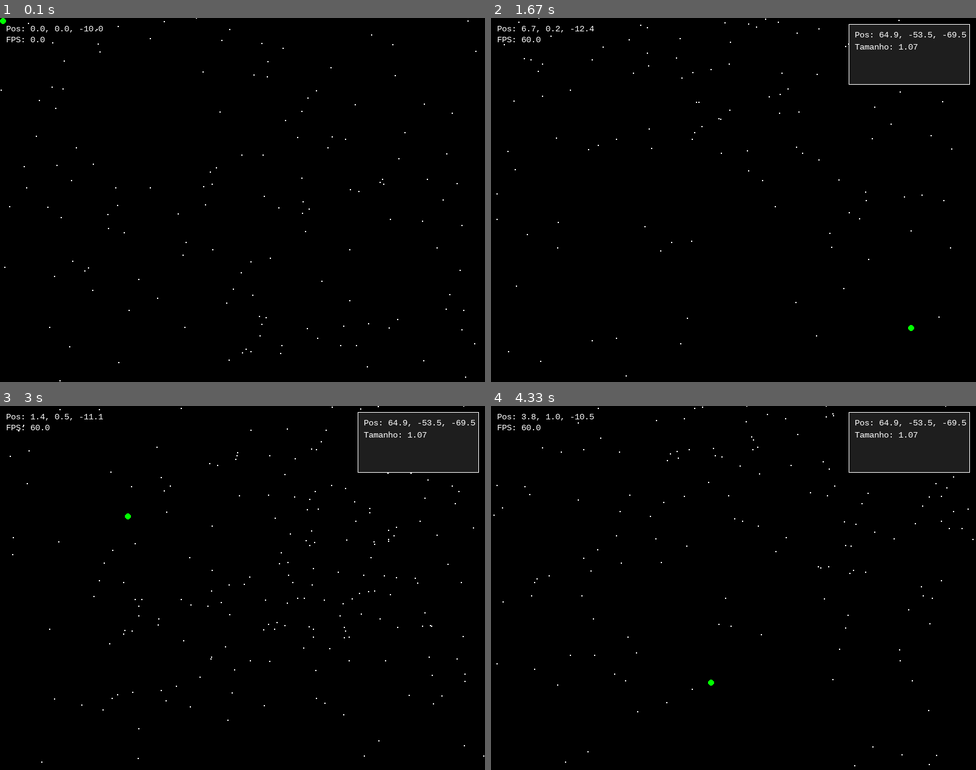
Above: before the commit, frames 1-4 (two rows, left to right).
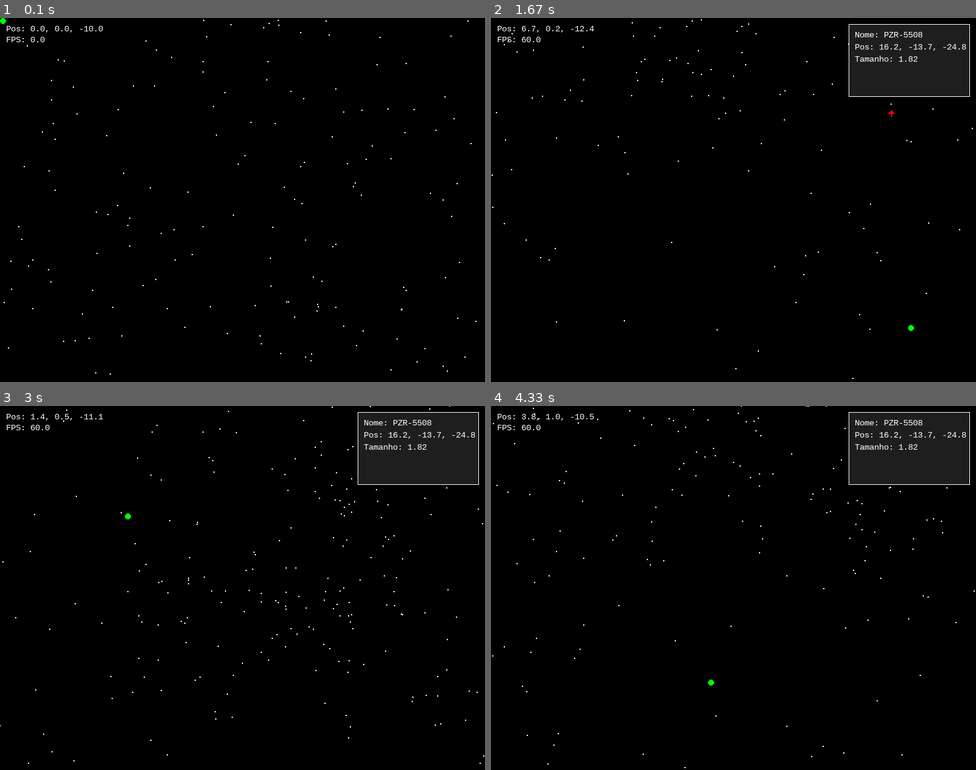
Above: after the commit, the same moments.

Repository: Lakentio/universe-engine
Game: pygame game, started from universe_pygame.py
Same seed, same stepped clock (60 frames per second), same inputs: the game is played once before the commit and once after it.
Inputs (mouse positions are in pixels of both pictures, inside the frame that each line leads up to):
- Up to frame 1 (0.1 s): no input
- Up to frame 2 (1.67 s): press the mouse at (888, 189) at 0.37 s; move the mouse to (811, 207) at 0.47 s; release the mouse at (733, 221) at 0.6 s; hold D 0.67-1.13 s; click (583, 287) at 0.75 s; hold W 1.17-1.47 s; click (806, 72) at 1.25 s; hold D from 1.5 s (still down); click (912, 327) at 1.58 s; tap E at 1.65 s
- Up to frame 3 (3 s): release D at 1.97 s; hold A 2-2.53 s; click (300, 620) at 2.08 s; hold S 2.57-2.87 s; click (252, 464) at 2.65 s; hold A from 2.9 s (still down); click (126, 515) at 2.98 s
- Up to frame 4 (4.33 s): tap E at 3.05 s; release A at 3.3 s; hold W 3.33-3.7 s; click (558, 577) at 3.42 s; hold D from 3.73 s (still down); click (709, 682) at 3.82 s

The runs differ from the first frame. In frame 1, 0.2% of the frame differs, in the area x 0-99%, y 0-100%; in frame 2, 1.4%; in frame 3, 1.5%, in the area x 0-100%, y 0-99%; in frame 4, 1.4%.

Commit message:
Randomized star naming

Diff:
--- a/universe_pygame.py
+++ b/universe_pygame.py
@@ -52,8 +52,14 @@
     return int.from_bytes(hashlib.sha256(key).digest()[:8], "big")
 
 # Cache de chunks → lista de estrelas
-# Cada estrela: (x, y, z, tamanho)
-stars_cache: dict[tuple[int, int, int], list[tuple[float, float, float, float]]] = {}
+# Cada estrela: (x, y, z, tamanho, nome)
+stars_cache: dict[tuple[int, int, int], list[tuple[float, float, float, float, str]]] = {}
+
+def generate_star_name(rng: random.Random) -> str:
+    """Gera um nome aleatório único para uma estrela."""
+    letters = ''.join(rng.choices("ABCDEFGHIJKLMNOPQRSTUVWXYZ", k=3))
+    numbers = rng.randint(1000, 9999)
+    return f"{letters}-{numbers}"
 
 def generate_chunk(cx: int, cy: int, cz: int):
     """Cria estrelas para um chunk dado (coordenadas de chunk, não de mundo)."""
@@ -66,15 +72,17 @@
         ly = rng.uniform(0, CHUNK_SIZE)
         lz = rng.uniform(0, CHUNK_SIZE)
         size = rng.random() * 1.5 + 0.5  # brilho/tamanho
+        name = generate_star_name(rng)  # Nome aleatório único
         # Converte para coordenadas absolutas
         stars.append((cx * CHUNK_SIZE + lx,
                       cy * CHUNK_SIZE + ly,
                       cz * CHUNK_SIZE + lz,
-                      size))
+                      size,
+                      name))  # Adiciona o nome à estrela
     return stars
 
 last_player_chunk = None  # type: tuple[int, int, int] | None
-visible_stars: list[tuple[float, float, float, float]] = []
+visible_stars: list[tuple[float, float, float, float, str]] = []
 
 selected_star = None  # Armazena a estrela atualmente selecionada
 
@@ -146,11 +154,12 @@
 
 def draw_star_info(star):
     """Exibe informações da estrela selecionada em uma janela."""
-    info_surface = pygame.Surface((200, 100))
+    info_surface = pygame.Surface((200, 120))
     info_surface.fill((30, 30, 30))
     pygame.draw.rect(info_surface, (255, 255, 255), info_surface.get_rect(), 1)
     font = pygame.font.SysFont("monospace", 14)
     lines = [
+        f"Nome: {star[4]}",
         f"Pos: {star[0]:.1f}, {star[1]:.1f}, {star[2]:.1f}",
         f"Tamanho: {star[3]:.2f}"
     ]
@@ -212,11 +221,11 @@
         update_visible_stars(cam_pos)
 
         # ───── Renderiza estrelas ─────
-        for sx, sy, sz, size in visible_stars:
+        for sx, sy, sz, size, name in visible_stars:
             screen_pos = world_to_screen(sx, sy, sz, cam_pos, cam_rot)
             if screen_pos:
                 pygame.draw.circle(screen, (255, 255, 255), screen_pos, max(1, int(size)))
-                if selected_star and (sx, sy, sz, size) == selected_star:
+                if selected_star and (sx, sy, sz, size, name) == selected_star:
                     draw_arrow(screen_pos)
 
         # Desenha o cursor visível
